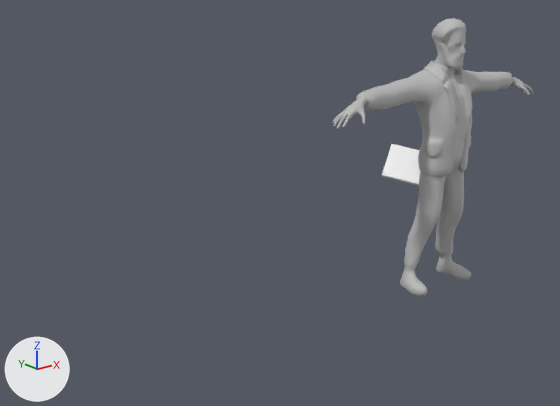
Before and after pictures for a commit that changed the FBX model Assets/Characters/Pasakotojas/Pasakotojas_Animated_LP.fbx.
Camera for both pictures: a 50 mm lens placed at (-1.97, -3.01, 1.99), pointed at (0.61, 0.21, 0.7). Arrows for +X, +Y and +Z are at lower left; the lights stay in place. The picture after the commit comes second.

The older version as bpy lines, for what is in view:
```python
me_mesh_003 = bpy.data.meshes.new('Mesh.003')
me_mesh_003.from_pydata(...)  # 5573 vertices, 5654 faces; spans x -87.0..87.0, y 0.0..166.0, z -17.0..15.0
me_mesh_003.materials.append(mat_lambert2)  # grey #bcbcbc
me_mesh_004 = bpy.data.meshes.new('Mesh.004')
me_mesh_004.from_pydata(...)  # 448 vertices, 892 faces; spans x -6.5..14.9, y -14.4..14.4, z -5.7..3.3
me_mesh_004.materials.append(mat_albumclosed)  # white #ffffff
ob_albumas_test_closed_001 = bpy.data.objects.new('Albumas_Test_Closed.001', me_mesh_004)
ob_albumas_test_closed_001.parent = ob_polysurface1_001
ob_albumas_test_closed_001.location = (-9.865, 71.72, -18.55)
ob_albumas_test_closed_001.rotation_euler = (-2.131, -0.00853, -1.886)  # degrees (-122, -0.5, -108)
ob_albumas_test_closed_001.scale = (-1.0, -1.0, -1.0)
ob_polysurface1_001 = bpy.data.objects.new('polySurface1.001', me_mesh_003)
ob_polysurface1_001.location = (1.709, 0.0, 0.0)
ob_polysurface1_001.rotation_euler = (1.571, 0.0, 0.0)  # degrees (90, 0, 0)
ob_polysurface1_001.scale = (0.01, 0.01, 0.01)
```
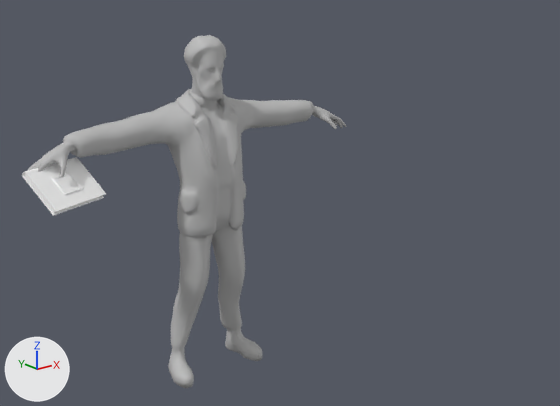
What changed in the scene script:
```text
Change ob_albumas_test_closed_001:
    remove ob_albumas_test_closed_001.parent = ob_polysurface1_001
    ob_albumas_test_closed_001.location: (-9.865, 71.72, -18.55) -> (-0.747, -0.0268, 1.136)
    ob_albumas_test_closed_001.rotation_euler: (-2.131, -0.00853, -1.886) -> (0.00867, -1.016, 1.925)  # degrees (-122, -0.5, -108) -> degrees (0.5, -58, 110)
    ob_albumas_test_closed_001.scale: (-1.0, -1.0, -1.0) -> (-0.00996, -0.00996, -0.00996)
Change ob_polysurface1_001:
    ob_polysurface1_001.location: (1.709, 0.0, 0.0) -> (0.0, 0.0, 0.0)
```

What differs and where, as boxes (x1, y1, x2, y2) in the pictures (560 x 406 px):
'polySurface1.001', moved: before (332, 18, 534, 297); after (26, 35, 346, 388)
'Albumas_Test_Closed.001', moved, turned, rescaled: before (382, 144, 420, 185); after (22, 157, 106, 216)
